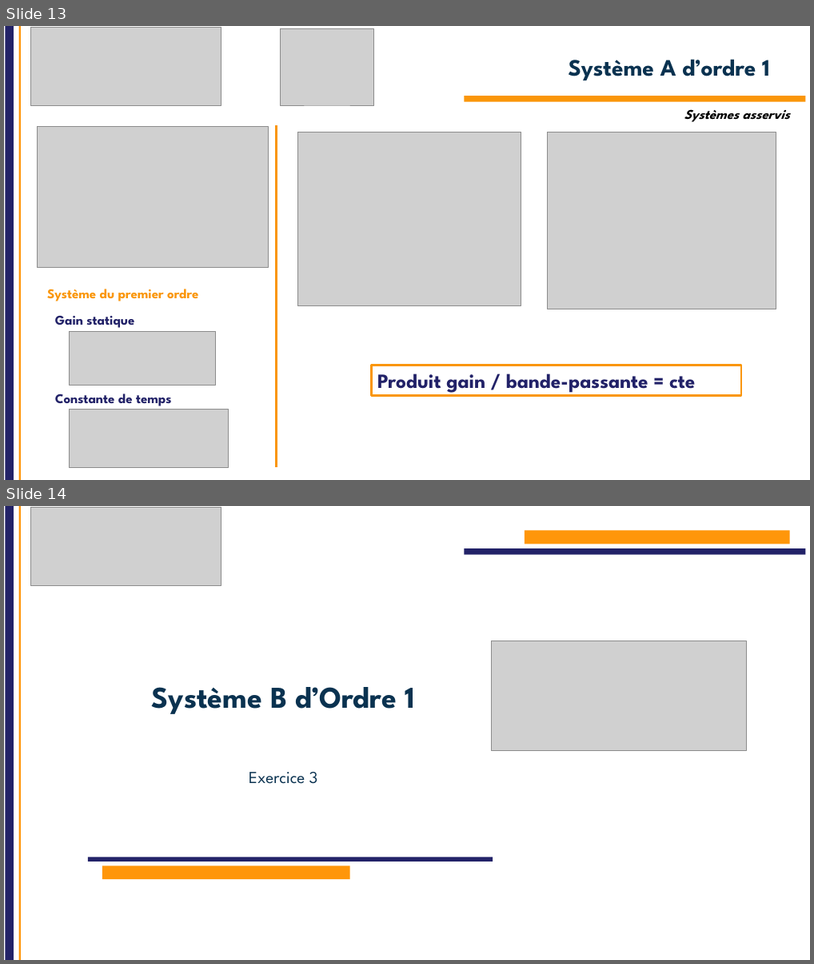
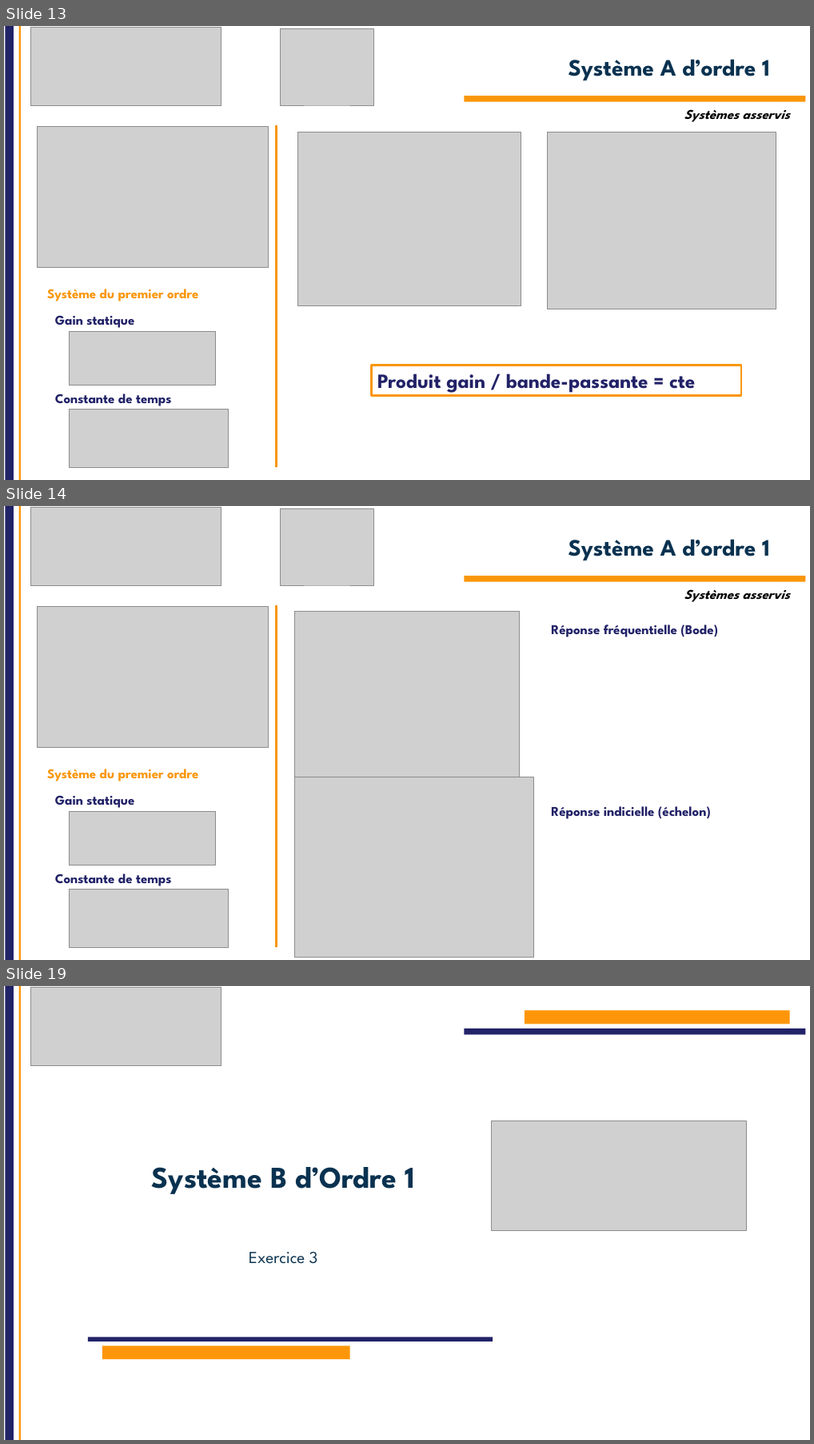
Before and after one commit to IOGS-Digital-Methods/semester-5, a slide deck: OptoElectronique/TD/2026/TD_asservissement/S5_OptoElectronique_TD_auto_2026.pptx. Shown one above the other, each under a label of ours: slides 13 and 14 before the commit, slides 13, 14 and 19 after it; the slides between them are not shown. The pictures are 814x964 and 814x1444 pixels, drawn with LibreOffice and Linux fonts; fonts in the diff are those of the drawing; grey boxes stand for pictures; background and template pictures are left out. Boxes give left, top, right and bottom in pixels: in the first picture for what was removed or moved away, otherwise in the second. Text is boxed around its words. In the diff, an @@ line names an element or a change of style, - is before the commit and + after.

```diff
--- a/OptoElectronique/TD/2026/TD_asservissement/S5_OptoElectronique_TD_auto_2026.pptx
+++ b/OptoElectronique/TD/2026/TD_asservissement/S5_OptoElectronique_TD_auto_2026.pptx
@@ slide 14 added at box(4, 506, 810, 960), background #FFFFFF; not listed: 2 template elements that a slide beside it also shows @@
@@ picture added at box(31, 508, 222, 585) @@
@@ picture added at box(281, 508, 374, 585) @@
@@ title added at box(569, 539, 770, 560), 28 pt, text #0A3250, bold @@
+Système A d’ordre 1
@@ rectangle added at box(464, 576, 806, 582), fill #FA960A @@
@@ text added at box(685, 589, 790, 602), 16 pt, text #000000, bold, italic @@
+Systèmes asservis
@@ picture added at box(38, 607, 268, 748) @@
@@ line added from (277, 606) to (277, 947), #FA960A 2.25 pt @@
@@ picture added at box(294, 612, 519, 785) @@
@@ text added at box(551, 624, 718, 637), 16 pt, text #222268, bold @@
+Réponse fréquentielle (Bode)
@@ text added at box(47, 768, 198, 781), 16 pt, text #FA960A, bold @@
+Système du premier ordre
@@ picture added at box(294, 777, 534, 956) @@
@@ text added at box(55, 795, 134, 808), 16 pt, text #222268, bold @@
+Gain statique
@@ picture added at box(69, 811, 216, 864) @@
@@ text added at box(551, 806, 711, 819), 16 pt, text #222268, bold @@
+Réponse indicielle (échelon)
@@ text added at box(55, 873, 172, 886), 16 pt, text #222268, bold @@
+Constante de temps
@@ picture added at box(69, 889, 229, 947) @@
@@ what was slide 14 is now slide 19 @@
```
Also in this commit, not shown: 10 other slides added, 20 other files.
